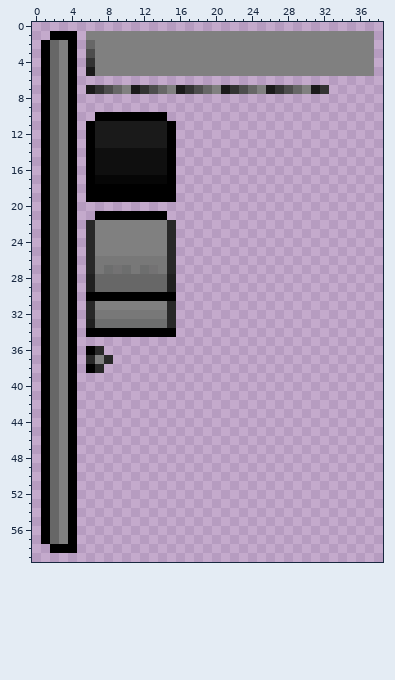
Edited in one commit: pixel-art sprite (sprite.png). That is the earlier state.
The file is 64x64 pixels. Colours within 5 levels of each other are drawn and written as one. Shown: x 0..38, y 0..59.
After the commit:
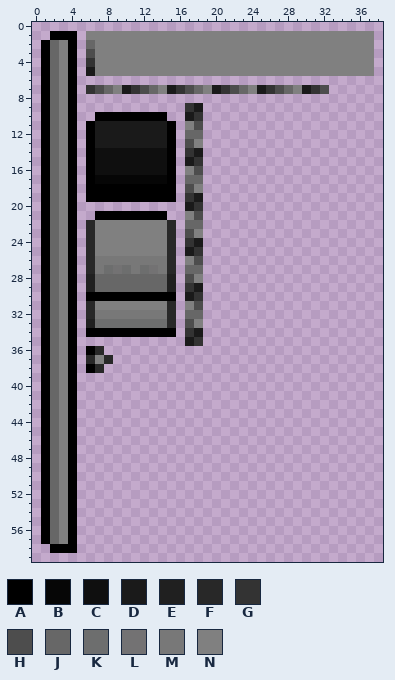
Palette (. is transparent): A #000000  B #060606  C #0f0f0f  D #1a1a1a  E #202020  F #282828  G #333333  H #4d4d4d  J #676767  K #6d6e6e  L #737273  M #787878  N #808080
What changed:
@@ x 0..38 @@
  6 .AJNA..................................
- 7 .AJNA.DGHJNDGHJNDGHJNDGHJNDGHJNDG......
+ 7 .AJNA.GHJNDGHJNDGHJNDGHJNDGHJNDGH......
  8 .AJNA..................................
- 9 .AJNA..................................
-10 .AJNA..AAAAAAAA........................
-11 .AJNA.ADDDDDDDDA.......................
-12 .AJNA.ADDDDDDDDA.......................
-13 .AJNA.ADDDDDDDDA.......................
-14 .AJNA.ACCCCCCCCA.......................
-15 .AJNA.ACCCCCCCCA.......................
-16 .AJNA.ACCCCCCCCA.......................
-17 .AJNA.ABBBBBBBBA.......................
-18 .AJNA.AAAAAAAAAA.......................
-19 .AJNA.AAAAAAAAAA.......................
-20 .AJNA..................................
-21 .AJNA..AAAAAAAA........................
-22 .AJNA.FNNNNNNNNF.......................
-23 .AJNA.FNNNNNNNNF.......................
-24 .AJNA.FNNNNNNNNF.......................
-25 .AJNA.FNNNNNNNNF.......................
-26 .AJNA.FMMMMMMMMF.......................
-27 .AJNA.FMKLKMKLMF.......................
-28 .AJNA.EJJJJJJJJE.......................
-29 .AJNA.EJJJJJJJJE.......................
-30 .AJNA.AAAAAAAAAA.......................
-31 .AJNA.FNNNNNNNNF.......................
-32 .AJNA.FMMMMMMMMF.......................
-33 .AJNA.EKKKKKKKKF.......................
-34 .AJNA.AAAAAAAAAA.......................
-35 .AJNA..................................
+ 9 .AJNA............GD....................
+10 .AJNA..AAAAAAAA..DG....................
+11 .AJNA.ADDDDDDDDA.NH....................
+12 .AJNA.ADDDDDDDDA.JJ....................
+13 .AJNA.ADDDDDDDDA.HN....................
+14 .AJNA.ACCCCCCCCA.GD....................
+15 .AJNA.ACCCCCCCCA.DG....................
+16 .AJNA.ACCCCCCCCA.NH....................
+17 .AJNA.ABBBBBBBBA.JJ....................
+18 .AJNA.AAAAAAAAAA.HN....................
+19 .AJNA.AAAAAAAAAA.GD....................
+20 .AJNA............DG....................
+21 .AJNA..AAAAAAAA..NH....................
+22 .AJNA.FNNNNNNNNF.JJ....................
+23 .AJNA.FNNNNNNNNF.HN....................
+24 .AJNA.FNNNNNNNNF.GD....................
+25 .AJNA.FNNNNNNNNF.DG....................
+26 .AJNA.FMMMMMMMMF.NH....................
+27 .AJNA.FMKLKMKLMF.JJ....................
+28 .AJNA.EJJJJJJJJE.HN....................
+29 .AJNA.EJJJJJJJJE.GD....................
+30 .AJNA.AAAAAAAAAA.DG....................
+31 .AJNA.FNNNNNNNNF.NH....................
+32 .AJNA.FMMMMMMMMF.JJ....................
+33 .AJNA.EKKKKKKKKF.HN....................
+34 .AJNA.AAAAAAAAAA.GD....................
+35 .AJNA............DG....................
 36 .AJNA.AF...............................
